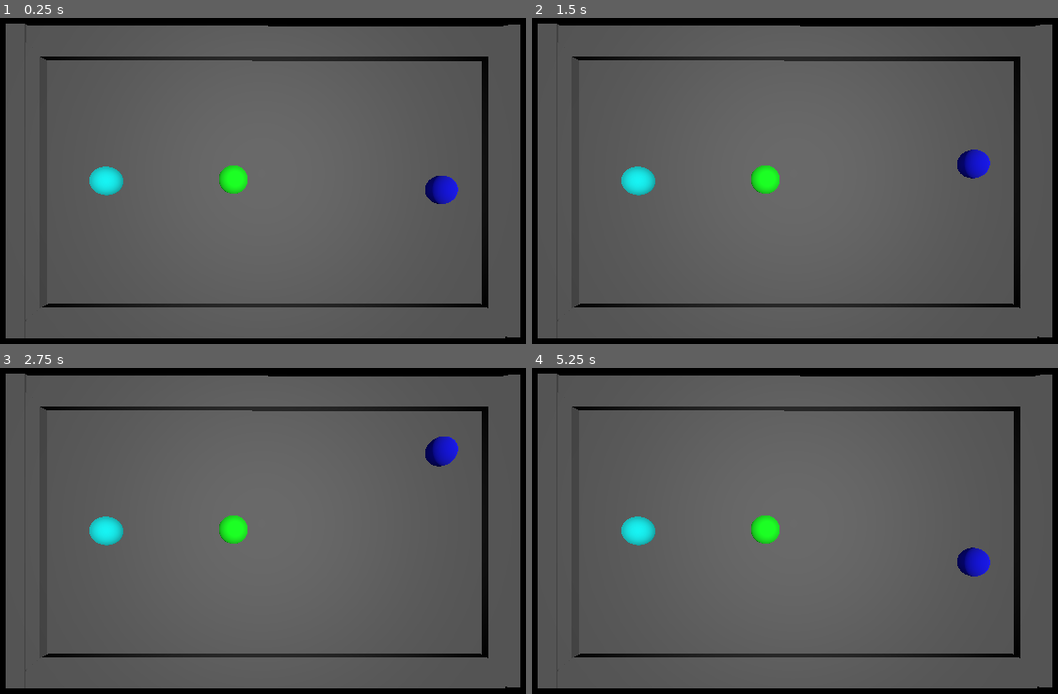
Above: before the commit, frames 1-4 (two rows, left to right).
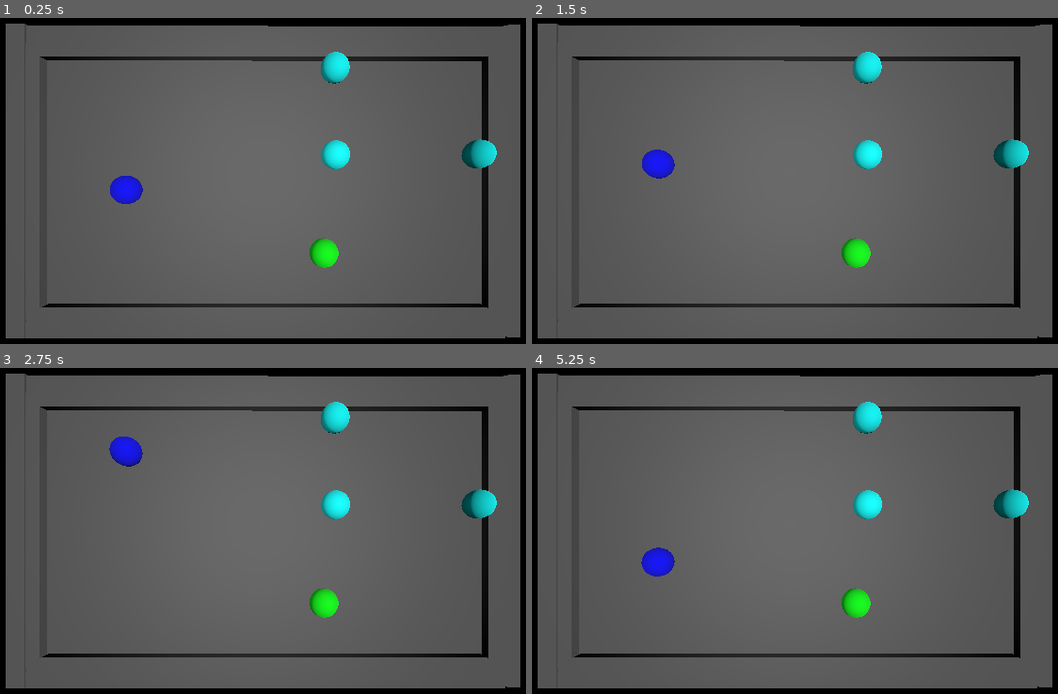
Above: after the commit, the same moments.

Repository: freesstylers/GlobalGameJam25
Game: Godot game, scene res://Assets/Prefabs/pruebaworld.tscn
Two runs of this game, one before a commit and one after it. Both use one fixed random seed, a clock stepped at 60 frames per second and the inputs below.
Inputs (mouse positions are in pixels of both pictures, inside the frame that each line leads up to):
- Up to frame 1 (0.25 s): no input
- Up to frame 2 (1.5 s): tap Enter at 0.5 s; move the mouse to (979, 171) at 0.52 s; hold D (right) 0.53-1.28 s; click (979, 171) at 0.6 s; tap Space (Accelerate) at 1.25 s; move the mouse to (663, 213) at 1.27 s; hold S (down) from 1.28 s (still down); tap E (horny) at 1.35 s
- Up to frame 3 (2.75 s): move the mouse to (357, 449) at 2.02 s; release S (down) at 2.03 s; hold D (right) from 2.03 s (still down); click (357, 449) at 2.1 s
- Up to frame 4 (5.25 s): move the mouse to (779, 625) at 2.77 s; release D (right) at 2.78 s; hold Space (Accelerate) 2.78-3.53 s; tap E (horny) at 2.85, 4.35 s; move the mouse to (1042, 605) at 3.52 s; hold A (left) 3.53-5.03 s; click (1042, 605) at 3.6 s; move the mouse to (589, 478) at 4.27 s; move the mouse to (852, 540) at 5.02 s; hold S (down) from 5.03 s (still down); click (852, 540) at 5.1 s

The runs differ from the first frame. In frame 1, 3.2% of the frame differs, in the area x 16-95%, y 10-77%; in frame 2, 3.3%; in frame 3, 3.4%; in frame 4, 3.4%.

Commit message:
Spawn aleatorio de bubbles en mesa

Diff:
--- a/Assets/Prefabs/pool_manager.tscn
+++ b/Assets/Prefabs/pool_manager.tscn
@@ -1,9 +1,12 @@
-[gd_scene load_steps=2 format=3 uid="uid://cc8eguu0xw0fb"]
+[gd_scene load_steps=4 format=3 uid="uid://cc8eguu0xw0fb"]
 
 [ext_resource type="Script" path="res://Assets/Scripts/PoolManager.gd" id="1_dous0"]
+[ext_resource type="PackedScene" uid="uid://dxs8u8ll3d0u1" path="res://Assets/Prefabs/Bubbles/pruebaball.tscn" id="2_xn61u"]
+[ext_resource type="PackedScene" uid="uid://u2amv3j63qg6" path="res://Assets/Prefabs/Bubbles/bouncy_bubble.tscn" id="3_1ajyc"]
 
 [node name="PoolManager" type="Node"]
 script = ExtResource("1_dous0")
+bubble_prefabs = Array[PackedScene]([ExtResource("2_xn61u"), ExtResource("3_1ajyc")])
 
 [node name="PlayTimer" type="Timer" parent="."]
 wait_time = 5.0
--- a/Assets/Prefabs/pruebamesa.tscn
+++ b/Assets/Prefabs/pruebamesa.tscn
@@ -1,5 +1,6 @@
-[gd_scene load_steps=5 format=3 uid="uid://dr48j6dww38vt"]
+[gd_scene load_steps=6 format=3 uid="uid://dr48j6dww38vt"]
 
+[ext_resource type="Script" path="res://Assets/Scripts/MesaManager.gd" id="1_ldck4"]
 [ext_resource type="ArrayMesh" uid="uid://c1q1x6ov0sumr" path="res://Assets/Models/mesa.obj" id="1_ujqa3"]
 
 [sub_resource type="BoxShape3D" id="BoxShape3D_84ouw"]
@@ -11,7 +12,9 @@
 [sub_resource type="BoxShape3D" id="BoxShape3D_ikulw"]
 size = Vector3(10, 1, 1)
 
-[node name="MesaObject" type="Node3D"]
+[node name="MesaObject" type="Node3D" node_paths=PackedStringArray("spawners")]
+script = ExtResource("1_ldck4")
+spawners = [NodePath("Spawner1"), NodePath("Spawner2"), NodePath("Spawner3"), NodePath("Spawner4")]
 
 [node name="RigidBody3D" type="RigidBody3D" parent="."]
 mass = 1000.0
@@ -41,3 +44,15 @@
 [node name="CollisionShape3D4" type="CollisionShape3D" parent="RigidBody3D"]
 transform = Transform3D(1, 0, 0, 0, 1, 0, 0, 0, 1, 5.21954, 5.58114, 12.888)
 shape = SubResource("BoxShape3D_ikulw")
+
+[node name="Spawner4" type="Node3D" parent="."]
+transform = Transform3D(1, 0, 0, 0, 1, 0, 0, 0, 1, 5.641, 5.5, 3.249)
+
+[node name="Spawner3" type="Node3D" parent="."]
+transform = Transform3D(1, 0, 0, 0, 1, 0, 0, 0, 1, 2.153, 5.5, 3.265)
+
+[node name="Spawner2" type="Node3D" parent="."]
+transform = Transform3D(1, 0, 0, 0, 1, 0, 0, 0, 1, 9.063, 5.5, 3.653)
+
+[node name="Spawner1" type="Node3D" parent="."]
+transform = Transform3D(1, 0, 0, 0, 1, 0, 0, 0, 1, 5.617, 5.5, -2.023)
--- a/Assets/Prefabs/pruebaworld.tscn
+++ b/Assets/Prefabs/pruebaworld.tscn
@@ -1,15 +1,13 @@
-[gd_scene load_steps=6 format=3 uid="uid://drfqwlguujga"]
+[gd_scene load_steps=4 format=3 uid="uid://drfqwlguujga"]
 
 [ext_resource type="PackedScene" uid="uid://87cygmj10jpd" path="res://Assets/Prefabs/pruebaplayer.tscn" id="1_ivced"]
-[ext_resource type="PackedScene" uid="uid://dxs8u8ll3d0u1" path="res://Assets/Prefabs/Bubbles/pruebaball.tscn" id="2_8c2pr"]
 [ext_resource type="PackedScene" uid="uid://dr48j6dww38vt" path="res://Assets/Prefabs/pruebamesa.tscn" id="3_rs5y8"]
-[ext_resource type="PackedScene" uid="uid://u2amv3j63qg6" path="res://Assets/Prefabs/Bubbles/bouncy_bubble.tscn" id="4_c585g"]
 [ext_resource type="PackedScene" uid="uid://cc8eguu0xw0fb" path="res://Assets/Prefabs/pool_manager.tscn" id="5_8m4cp"]
 
 [node name="Node3D" type="Node3D"]
 
 [node name="Player" parent="." instance=ExtResource("1_ivced")]
-transform = Transform3D(1, 0, 0, 0, 1, 0, 0, 0, 1, 4.90141, 5.5, -3.16064)
+transform = Transform3D(1, 0, 0, 0, 1, 0, 0, 0, 1, 4.90141, 5.5, 7.81388)
 
 [node name="Camera3D" type="Camera3D" parent="."]
 transform = Transform3D(-4.37114e-08, -1, -4.37114e-08, 0, -4.37114e-08, 1, -1, 4.37114e-08, 1.91069e-15, 4.98887, 15.1857, 2.3311)
@@ -22,14 +20,8 @@
 [node name="MesaObject" parent="." instance=ExtResource("3_rs5y8")]
 transform = Transform3D(1, 0, 0, 0, 1, 0, 0, 0, 1, -0.979762, -0.00606847, -1.36124)
 
-[node name="Ball" parent="." instance=ExtResource("2_8c2pr")]
-transform = Transform3D(1, 0, 0, 0, 1, 0, 0, 0, 1, 4.59334, 5.52157, 8.50083)
-
 [node name="DirectionalLight3D" type="DirectionalLight3D" parent="."]
 transform = Transform3D(1, 0, 0, 0, -0.468053, 0.8837, 0, -0.8837, -0.468053, 0, 9.1182, 0)
 light_energy = 0.677
 
-[node name="BouncyBubble" parent="." instance=ExtResource("4_c585g")]
-transform = Transform3D(1, 0, 0, 0, 1, 0, 0, 0, 1, 4.54342, 5.55324, 4.0825)
-
 [node name="PoolManager" parent="." instance=ExtResource("5_8m4cp")]
--- /dev/null
+++ b/Assets/Scripts/MesaManager.gd
@@ -0,0 +1,12 @@
+extends Node3D
+
+@export var spawners : Array[Node3D]
+
+func _ready() -> void:
+	spawn_bubbles()
+
+func spawn_bubbles():
+	for i in spawners.size():
+		var newbubble = GameManager.PoolManager.bubble_prefabs[randi_range(0, GameManager.PoolManager.bubble_prefabs.size()-1)].instantiate() as Node3D
+		newbubble.global_position = spawners[i].global_position
+		add_child(newbubble)
--- a/Assets/Scripts/PoolManager.gd
+++ b/Assets/Scripts/PoolManager.gd
@@ -6,6 +6,8 @@
 signal HitBubble
 
 @onready var play_timer : Timer = $PlayTimer
+
+@export var bubble_prefabs : Array[PackedScene]
 
 var ball_moving : bool = false
 
